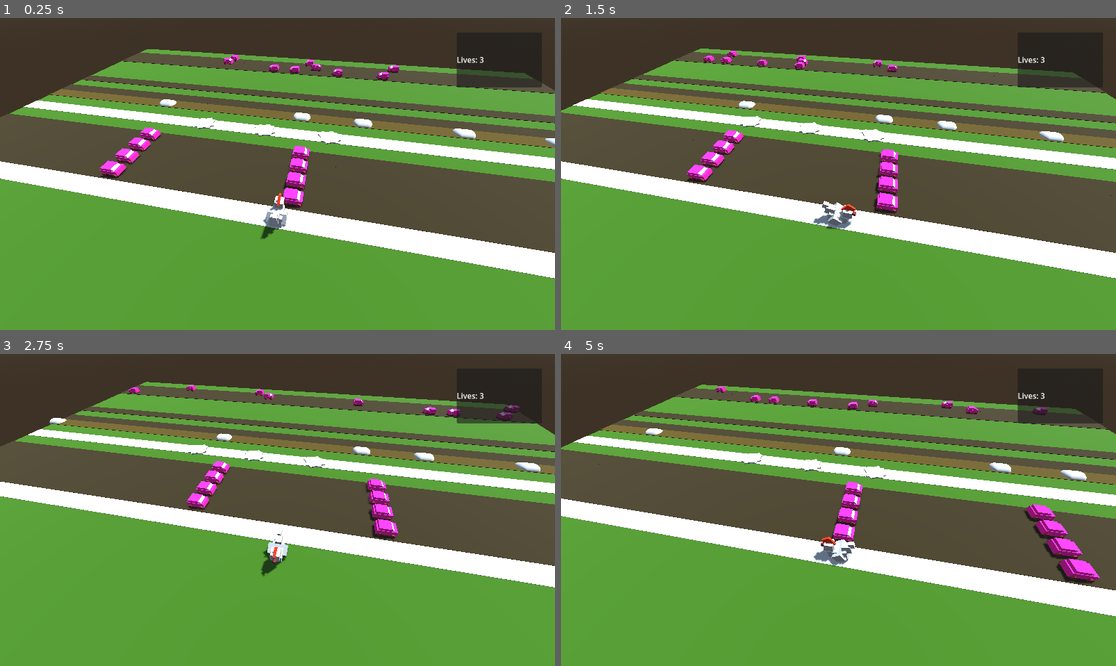
Above: before the commit, frames 1-4 (two rows, left to right).
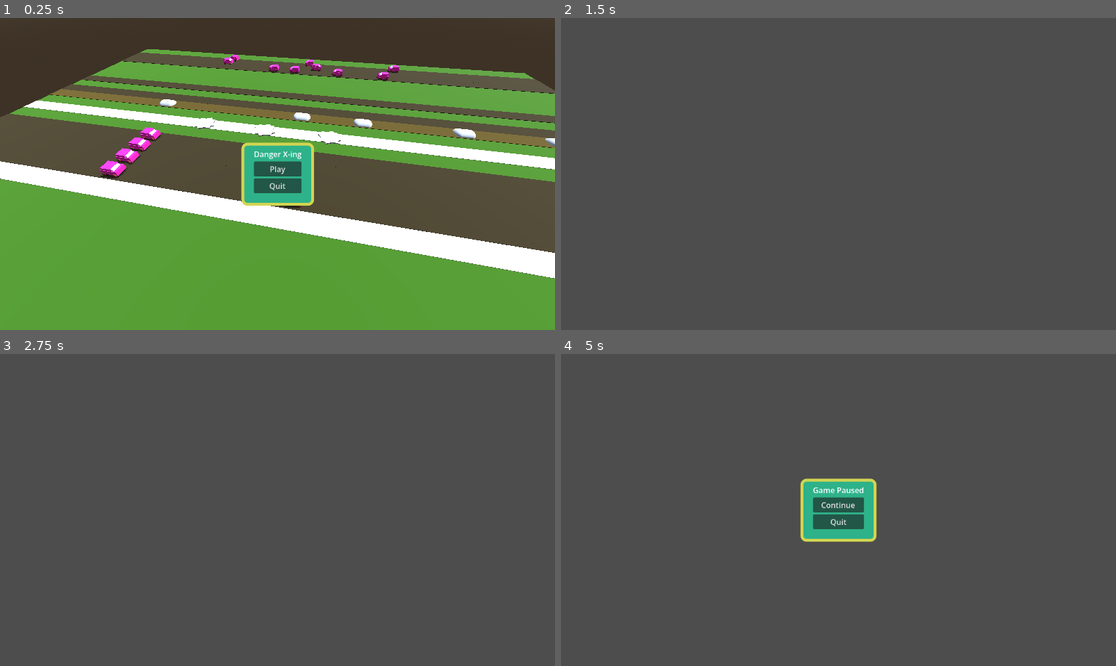
Above: after the commit, the same moments.

Repository: unblinky/danger-xing
Game: Godot game, scene res://Main/Main.tscn
Two runs of this game, one before a commit and one after it. Both use one fixed random seed, a clock stepped at 60 frames per second and the inputs below.
Inputs (mouse positions are in pixels of both pictures, inside the frame that each line leads up to):
- Up to frame 1 (0.25 s): no input
- Up to frame 2 (1.5 s): click (838, 167) at 0.5 s, where only the run after the commit has a clickable "Play"; hold D (move_right) from 1.28 s (still down)
- Up to frame 3 (2.75 s): release D (move_right) at 2.03 s; hold S (move_back) from 2.03 s (still down)
- Up to frame 4 (5 s): release S (move_back) at 2.78 s; hold D (move_right) 2.78-3.53 s; hold W (move_forward) 3.53-4.28 s; hold A (move_left) from 4.28 s (still down); tap Escape (pause) at 4.9 s

The runs differ from the first frame. In frame 1, 3.7% of the frame differs, in the area x 23-98%, y 12-71%; in frame 2, 77%; in frame 3, 79%, in the area x 0-100%, y 0-100%; in frame 4, 79%.

Commit message:
PauseMenu. Main menu.

Diff:
--- a/Code/Chicken/Chicken.gd
+++ b/Code/Chicken/Chicken.gd
@@ -18,6 +18,7 @@
 
 var riding_vessel: Vessel = null
 
+var main: Main
 
 func _ready() -> void:
 	area_entered.connect(on_collision)
@@ -25,6 +26,9 @@
 	spawning_point = position
 	from = spawning_point
 	to = spawning_point
+
+	# HACK: Parents....
+	main = get_parent().get_parent()
 
 func _process(delta: float) -> void:
 	if weight >= 1.0:
@@ -92,8 +96,9 @@
 
 func update_lives(delta_lives: int):
 	lives += delta_lives
-	if lives <= 0:
-		print("Game Over")
+	if lives < 0:
+		# TODO: Game Over
+		main.game_over()
 		lives = 0
 
 	lives_ui.text = "Lives: " + str(lives)
--- a/Code/Chicken/Chicken.tscn
+++ b/Code/Chicken/Chicken.tscn
@@ -2,6 +2,7 @@
 
 [ext_resource type="Script" uid="uid://d2ylk5fblpau0" path="res://Chicken/Chicken.gd" id="1_13h8f"]
 [ext_resource type="Material" uid="uid://dlyf5cjkcjm5j" path="res://Car/assets/RubberTire.tres" id="2_nv08f"]
+[ext_resource type="FontFile" uid="uid://bgvkopk0ufh7g" path="res://Fonts/Luckiest_Guy/LuckiestGuy-Regular.ttf" id="3_kahpe"]
 
 [sub_resource type="BoxShape3D" id="BoxShape3D_13h8f"]
 size = Vector3(0.8, 0.9, 0.8)
@@ -17,6 +18,26 @@
 albedo_color = Color(0.8309133, 0.17172858, 6.738305e-07, 1)
 
 [sub_resource type="BoxMesh" id="BoxMesh_1m4ld"]
+
+[sub_resource type="StyleBoxFlat" id="StyleBoxFlat_nv08f"]
+content_margin_left = 26.0
+content_margin_top = 26.0
+content_margin_right = 26.0
+content_margin_bottom = 26.0
+bg_color = Color(0.18039216, 0.69803923, 0.5372549, 1)
+border_width_left = 6
+border_width_top = 6
+border_width_right = 6
+border_width_bottom = 6
+border_color = Color(0.822289, 0.8341726, 0.3158149, 1)
+corner_radius_top_left = 12
+corner_radius_top_right = 12
+corner_radius_bottom_right = 12
+corner_radius_bottom_left = 12
+
+[sub_resource type="LabelSettings" id="LabelSettings_nv08f"]
+font = ExtResource("3_kahpe")
+font_size = 31
 
 [node name="Chicken" type="Area3D" unique_id=1331344239]
 script = ExtResource("1_13h8f")
@@ -68,11 +89,15 @@
 anchors_preset = -1
 anchor_left = 1.0
 anchor_right = 1.0
-offset_left = -204.0
+offset_left = -263.0
 offset_top = 30.0
 offset_right = -27.0
-offset_bottom = 144.0
+offset_bottom = 133.0
+theme_override_styles/panel = SubResource("StyleBoxFlat_nv08f")
 
 [node name="LivesUI" type="Label" parent="UI" unique_id=1087029202]
 layout_mode = 2
 text = "0123456789"
+label_settings = SubResource("LabelSettings_nv08f")
+horizontal_alignment = 1
+vertical_alignment = 1
--- /dev/null
+++ b/Code/Levels/ChickenLess.tscn
@@ -0,0 +1,185 @@
+[gd_scene format=3 uid="uid://dbe1fffxeuev3"]
+
+[ext_resource type="Script" uid="uid://bb2bkyrjx0ajd" path="res://Levels/Level.gd" id="1_xxoen"]
+[ext_resource type="PackedScene" uid="uid://c4v0peqkg130j" path="res://Goal/Goal.tscn" id="3_7fhkk"]
+[ext_resource type="PackedScene" uid="uid://berl535au27hs" path="res://Lane/Lane.tscn" id="4_broi6"]
+[ext_resource type="PackedScene" uid="uid://d17l7nmy86h7e" path="res://Car/Car.tscn" id="5_hvpca"]
+[ext_resource type="PackedScene" uid="uid://ss2ms58fo62u" path="res://River/River.tscn" id="6_s81wu"]
+[ext_resource type="PackedScene" uid="uid://dr60xawyh8org" path="res://Vessel/Vessel.tscn" id="7_t5v5h"]
+
+[sub_resource type="ProceduralSkyMaterial" id="ProceduralSkyMaterial_83ytx"]
+sky_horizon_color = Color(0.66224277, 0.6717428, 0.6867428, 1)
+ground_horizon_color = Color(0.66224277, 0.6717428, 0.6867428, 1)
+
+[sub_resource type="Sky" id="Sky_amygn"]
+sky_material = SubResource("ProceduralSkyMaterial_83ytx")
+
+[sub_resource type="Environment" id="Environment_ps1la"]
+background_mode = 2
+sky = SubResource("Sky_amygn")
+tonemap_mode = 2
+
+[sub_resource type="StandardMaterial3D" id="StandardMaterial3D_amygn"]
+albedo_color = Color(0.17611083, 0.3173688, 0.02249665, 1)
+
+[sub_resource type="BoxMesh" id="BoxMesh_ps1la"]
+size = Vector3(40, 0.1, 40)
+
+[sub_resource type="StandardMaterial3D" id="StandardMaterial3D_83ytx"]
+albedo_color = Color(0.1579377, 0.12332208, 0, 1)
+
+[sub_resource type="BoxMesh" id="BoxMesh_amygn"]
+size = Vector3(40, 0.15, 1)
+
+[sub_resource type="BoxMesh" id="BoxMesh_83ytx"]
+size = Vector3(40, 0.13, 1)
+
+[node name="SunnyDay" type="Node3D" unique_id=1263661284]
+script = ExtResource("1_xxoen")
+
+[node name="DirectionalLight3D" type="DirectionalLight3D" parent="." unique_id=449001425]
+transform = Transform3D(-0.7443116, -0.5340554, 0.40098014, 0, 0.60042024, 0.79968464, -0.6678325, 0.59521455, -0.44689974, 9.686174, 15.357961, 0)
+shadow_enabled = true
+
+[node name="WorldEnvironment" type="WorldEnvironment" parent="." unique_id=1463045462]
+environment = SubResource("Environment_ps1la")
+
+[node name="Rig" type="Node3D" parent="." unique_id=780010753]
+transform = Transform3D(0.9809992, -0.1402852, 0.13401727, 0, 0.69076884, 0.7230757, -0.19401178, -0.70933664, 0.67764366, 0, 0, 0)
+
+[node name="Camera3D" type="Camera3D" parent="Rig" unique_id=710497149]
+transform = Transform3D(1, 0, 0, 0, 1, 0, 0, 0, 1, 2.9802322e-08, 1.843405, 8.477018)
+
+[node name="GoalA" parent="." unique_id=1825972288 instance=ExtResource("3_7fhkk")]
+transform = Transform3D(1, 0, 0, 0, 1, 0, 0, 0, 1, -6, 0, -6)
+
+[node name="GoalB" parent="." unique_id=663696209 instance=ExtResource("3_7fhkk")]
+transform = Transform3D(1, 0, 0, 0, 1, 0, 0, 0, 1, -2, 0, -6)
+
+[node name="GoalC" parent="." unique_id=1044986658 instance=ExtResource("3_7fhkk")]
+transform = Transform3D(1, 0, 0, 0, 1, 0, 0, 0, 1, 2, 0, -6)
+
+[node name="Gound" type="MeshInstance3D" parent="." unique_id=1852102939]
+material_override = SubResource("StandardMaterial3D_amygn")
+mesh = SubResource("BoxMesh_ps1la")
+skeleton = NodePath("../..")
+
+[node name="LaneA" parent="." unique_id=1626431458 instance=ExtResource("4_broi6")]
+transform = Transform3D(1, 0, 0, 0, 1, 0, 0, 0, 1, 0, 0, -1)
+skeleton = NodePath("../..")
+
+[node name="Car" parent="LaneA" unique_id=211666107 instance=ExtResource("5_hvpca")]
+transform = Transform3D(-4.371139e-08, 0, -1, 0, 1, 0, 1, 0, -4.371139e-08, 0, 0, 0)
+
+[node name="Car2" parent="LaneA" unique_id=1592685128 instance=ExtResource("5_hvpca")]
+transform = Transform3D(-4.371139e-08, 0, -1, 0, 1, 0, 1, 0, -4.371139e-08, -9, 0, 0)
+
+[node name="LaneA2" parent="." unique_id=2020147136 instance=ExtResource("4_broi6")]
+transform = Transform3D(1, 0, 0, 0, 1, 0, 0, 0, 1, 0, 0, -2)
+skeleton = NodePath("../..")
+
+[node name="Car" parent="LaneA2" unique_id=1330392630 instance=ExtResource("5_hvpca")]
+transform = Transform3D(-4.371139e-08, 0, -1, 0, 1, 0, 1, 0, -4.371139e-08, 0, 0, 0)
+
+[node name="Car2" parent="LaneA2" unique_id=1294694549 instance=ExtResource("5_hvpca")]
+transform = Transform3D(-4.371139e-08, 0, -1, 0, 1, 0, 1, 0, -4.371139e-08, -9, 0, 0)
+
+[node name="LaneA3" parent="." unique_id=694056244 instance=ExtResource("4_broi6")]
+transform = Transform3D(1, 0, 0, 0, 1, 0, 0, 0, 1, 0, 0, -3)
+skeleton = NodePath("../..")
+
+[node name="Car" parent="LaneA3" unique_id=1751200177 instance=ExtResource("5_hvpca")]
+transform = Transform3D(-4.371139e-08, 0, -1, 0, 1, 0, 1, 0, -4.371139e-08, 0, 0, 0)
+
+[node name="Car2" parent="LaneA3" unique_id=1869493372 instance=ExtResource("5_hvpca")]
+transform = Transform3D(-4.371139e-08, 0, -1, 0, 1, 0, 1, 0, -4.371139e-08, -9, 0, 0)
+
+[node name="LaneA4" parent="." unique_id=1999465505 instance=ExtResource("4_broi6")]
+transform = Transform3D(1, 0, 0, 0, 1, 0, 0, 0, 1, 0, 0, -4)
+skeleton = NodePath("../..")
+
+[node name="Car" parent="LaneA4" unique_id=2029964274 instance=ExtResource("5_hvpca")]
+transform = Transform3D(-4.371139e-08, 0, -1, 0, 1, 0, 1, 0, -4.371139e-08, 0, 0, 0)
+
+[node name="Car2" parent="LaneA4" unique_id=1814964262 instance=ExtResource("5_hvpca")]
+transform = Transform3D(-4.371139e-08, 0, -1, 0, 1, 0, 1, 0, -4.371139e-08, -9, 0, 0)
+
+[node name="LaneB" parent="." unique_id=1265643898 instance=ExtResource("4_broi6")]
+transform = Transform3D(-1, 0, 8.742278e-08, 0, 1, 0, -8.742278e-08, 0, -1, 0, 0, -16)
+skeleton = NodePath("../..")
+speed_limit = 10.0
+
+[node name="Car" parent="LaneB" unique_id=1147096920 instance=ExtResource("5_hvpca")]
+transform = Transform3D(-4.371138e-08, 0, -1, 0, 1, 0, 1, 0, -4.371138e-08, -5, 0, 4.7683716e-07)
+
+[node name="Car3" parent="LaneB" unique_id=1060636959 instance=ExtResource("5_hvpca")]
+transform = Transform3D(-4.371138e-08, 0, -1, 0, 1, 0, 1, 0, -4.371138e-08, -1, 0, 0)
+
+[node name="Car4" parent="LaneB" unique_id=611146998 instance=ExtResource("5_hvpca")]
+transform = Transform3D(-4.371138e-08, 0, -1, 0, 1, 0, 1, 0, -4.371138e-08, 0.99999994, 0, -2.3841858e-07)
+
+[node name="Car2" parent="LaneB" unique_id=1718043576 instance=ExtResource("5_hvpca")]
+transform = Transform3D(-4.371139e-08, 0, -1, 0, 1, 0, 1, 0, -4.371139e-08, -9, 0, 0)
+
+[node name="LaneC" parent="." unique_id=1315689594 instance=ExtResource("4_broi6")]
+transform = Transform3D(1, 0, 0, 0, 1, 0, 0, 0, 1, 0, 0, -17)
+skeleton = NodePath("../..")
+
+[node name="Car" parent="LaneC" unique_id=1800245872 instance=ExtResource("5_hvpca")]
+transform = Transform3D(-4.371139e-08, 0, -1, 0, 1, 0, 1, 0, -4.371139e-08, 0, 0, 0)
+
+[node name="Car2" parent="LaneC" unique_id=1428638543 instance=ExtResource("5_hvpca")]
+transform = Transform3D(-4.371139e-08, 0, -1, 0, 1, 0, 1, 0, -4.371139e-08, -9, 0, 0)
+
+[node name="LaneD" parent="." unique_id=1731706369 instance=ExtResource("4_broi6")]
+transform = Transform3D(-1, 0, 8.742278e-08, 0, 1, 0, -8.742278e-08, 0, -1, 0, 0, -18)
+skeleton = NodePath("../..")
+speed_limit = 5.0
+
+[node name="Car3" parent="LaneD" unique_id=1045309562 instance=ExtResource("5_hvpca")]
+transform = Transform3D(-4.371138e-08, 0, -1, 0, 1, 0, 1, 0, -4.371138e-08, -1, 0, 0)
+
+[node name="Car4" parent="LaneD" unique_id=766367307 instance=ExtResource("5_hvpca")]
+transform = Transform3D(-4.371138e-08, 0, -1, 0, 1, 0, 1, 0, -4.371138e-08, 7, 0, -9.536743e-07)
+
+[node name="Car2" parent="LaneD" unique_id=278193536 instance=ExtResource("5_hvpca")]
+transform = Transform3D(-4.371139e-08, 0, -1, 0, 1, 0, 1, 0, -4.371139e-08, -9, 0, 0)
+
+[node name="River" parent="." unique_id=524827375 instance=ExtResource("6_s81wu")]
+transform = Transform3D(1, 0, 0, 0, 1, 0, 0, 0, 1, 0, 0, -8)
+
+[node name="Vessel" parent="River" unique_id=550237344 instance=ExtResource("7_t5v5h")]
+transform = Transform3D(1, 0, 0, 0, 1, 0, 0, 0, 1, -0.39947104, 0, 0)
+
+[node name="Vessel2" parent="River" unique_id=1768518144 instance=ExtResource("7_t5v5h")]
+transform = Transform3D(1, 0, 0, 0, 1, 0, 0, 0, 1, -10.399471, 0, 0)
+
+[node name="Vessel3" parent="River" unique_id=1320170005 instance=ExtResource("7_t5v5h")]
+transform = Transform3D(1, 0, 0, 0, 1, 0, 0, 0, 1, 3.6005287, 0, 0)
+
+[node name="Vessel4" parent="River" unique_id=1361847408 instance=ExtResource("7_t5v5h")]
+transform = Transform3D(1, 0, 0, 0, 1, 0, 0, 0, 1, 9.600529, 0, 0)
+
+[node name="Vessel5" parent="River" unique_id=521976309 instance=ExtResource("7_t5v5h")]
+transform = Transform3D(1, 0, 0, 0, 1, 0, 0, 0, 1, 14.600529, 0, 0)
+
+[node name="Lane5" type="MeshInstance3D" parent="." unique_id=1089047803]
+transform = Transform3D(1, 0, 0, 0, 1, 0, 0, 0, 1, 0, 0, -9)
+material_override = SubResource("StandardMaterial3D_83ytx")
+mesh = SubResource("BoxMesh_amygn")
+skeleton = NodePath("../..")
+
+[node name="Lane6" type="MeshInstance3D" parent="." unique_id=1054667650]
+transform = Transform3D(1, 0, 0, 0, 1, 0, 0, 0, 1, 0, 0, -11)
+material_override = SubResource("StandardMaterial3D_83ytx")
+mesh = SubResource("BoxMesh_amygn")
+skeleton = NodePath("../..")
+
+[node name="SafeZone" type="MeshInstance3D" parent="." unique_id=453130546]
+mesh = SubResource("BoxMesh_83ytx")
+skeleton = NodePath("../..")
+
+[node name="SafeZone2" type="MeshInstance3D" parent="." unique_id=1693955591]
+transform = Transform3D(1, 0, 0, 0, 1, 0, 0, 0, 1, 0, 0, -6)
+mesh = SubResource("BoxMesh_83ytx")
+skeleton = NodePath("../..")
--- a/Code/Main/Main.gd
+++ b/Code/Main/Main.gd
@@ -2,22 +2,25 @@
 class_name Main
 
 # Level Files.
+const CHICKEN_LESS = preload("res://Levels/ChickenLess.tscn")
 const SUNNY_DAY = preload("res://Levels/SunnyDay.tscn")
 const ROSE_GARDEN = preload("res://Levels/RoseGarden.tscn")
 const GARDEN_HOME = preload("res://Levels/GardenHome.tscn")
+
+@onready var pause_menu: PauseMenu = $PauseMenu
 
 var level_files: Array[PackedScene]
 var file_index = 0
 
 var level: Level = null
 
-
 func _ready() -> void:
-	level_files.append(SUNNY_DAY)   # level_files[0]
-	level_files.append(ROSE_GARDEN) # level_files[1]
-	level_files.append(GARDEN_HOME) # level_files[2]
-	load_level(SUNNY_DAY)
-
+	# Level Order.
+	level_files.append(CHICKEN_LESS) # level_files[0]
+	level_files.append(SUNNY_DAY)    # level_files[1]
+	level_files.append(ROSE_GARDEN)  # level_files[2]
+	level_files.append(GARDEN_HOME)  # level_files[3]
+	load_level(CHICKEN_LESS)
 
 func load_level(scene: PackedScene):
 	if level != null:
@@ -31,3 +34,15 @@
 	if file_index > level_files.size() - 1:
 		file_index = 0
 	load_level(level_files[file_index])
+
+func game_over():
+	print("Game Over")
+	file_index = 0
+	load_level(CHICKEN_LESS)
+
+	# TODO: Clean: pause_menu.set_state_gameover()
+	pause_menu.message.text = "Game Over"
+	pause_menu.play_button.show()
+	pause_menu.continue_button.hide()
+	pause_menu.quit_button.show()
+	pause_menu.show()
--- a/Code/Main/Main.tscn
+++ b/Code/Main/Main.tscn
@@ -1,6 +1,9 @@
 [gd_scene format=3 uid="uid://cib786y4fr7cb"]
 
 [ext_resource type="Script" uid="uid://ckplnjj5kkyta" path="res://Main/Main.gd" id="1_lxy7q"]
+[ext_resource type="PackedScene" uid="uid://dkrcw84mho1yp" path="res://PauseMenu/PauseMenu.tscn" id="2_83ytx"]
 
 [node name="Main" type="Node" unique_id=1391425956]
 script = ExtResource("1_lxy7q")
+
+[node name="PauseMenu" parent="." unique_id=66655375 instance=ExtResource("2_83ytx")]
--- /dev/null
+++ b/Code/PauseMenu/PauseMenu.gd
@@ -0,0 +1,47 @@
+extends PanelContainer
+class_name PauseMenu
+
+@onready var message: Label = $VBox/Message
+@onready var play_button: Button = $VBox/PlayButton
+@onready var continue_button: Button = $VBox/ContinueButton
+@onready var quit_button: Button = $VBox/QuitButton
+
+var main: Main
+
+func _ready() -> void:
+	# Signal hooks.
+	play_button.pressed.connect(on_play_pressed)
+	continue_button.pressed.connect(on_continue_pressed)
+	quit_button.pressed.connect(on_quit_pressed)
+
+	main = get_parent()
+
+	# TODO: Init() ?
+	self.show()
+	play_button.show()
+	continue_button.hide()
+	quit_button.show()
+
+
+# FIXME: Have to hit the Esc twice?
+func _process(_delta: float) -> void:
+	if Input.is_action_just_pressed("pause"):
+		visible = !visible
+		get_tree().paused = visible
+
+		message.text = "Game Paused"
+		play_button.hide()
+		continue_button.show()
+		quit_button.show()
+
+func on_play_pressed():
+	main.next_level()
+	hide()
+	get_tree().paused = false
+
+func on_continue_pressed():
+	hide()
+	get_tree().paused = false
+
+func on_quit_pressed():
+	get_tree().quit()
--- /dev/null
+++ b/Code/PauseMenu/PauseMenu.tscn
@@ -0,0 +1,42 @@
+[gd_scene format=3 uid="uid://dkrcw84mho1yp"]
+
+[ext_resource type="Script" uid="uid://bo0m5o8islhfu" path="res://PauseMenu/PauseMenu.gd" id="1_egqmv"]
+[ext_resource type="StyleBox" uid="uid://dj0juri30n8wq" path="res://PauseMenu/assets/pause_menu_ui.tres" id="1_eyhbq"]
+
+[node name="PauseMenu" type="PanelContainer" unique_id=66655375]
+process_mode = 3
+anchors_preset = 8
+anchor_left = 0.5
+anchor_top = 0.5
+anchor_right = 0.5
+anchor_bottom = 0.5
+offset_left = -75.5
+offset_top = -65.5
+offset_right = 75.5
+offset_bottom = 65.5
+grow_horizontal = 2
+grow_vertical = 2
+theme_override_styles/panel = ExtResource("1_eyhbq")
+script = ExtResource("1_egqmv")
+
+[node name="VBox" type="VBoxContainer" parent="." unique_id=1491641545]
+layout_mode = 2
+alignment = 1
+
+[node name="Message" type="Label" parent="VBox" unique_id=998474596]
+layout_mode = 2
+text = "Danger X-ing"
+horizontal_alignment = 1
+vertical_alignment = 1
+
+[node name="PlayButton" type="Button" parent="VBox" unique_id=663615871]
+layout_mode = 2
+text = "Play"
+
+[node name="ContinueButton" type="Button" parent="VBox" unique_id=2108338286]
+layout_mode = 2
+text = "Continue"
+
+[node name="QuitButton" type="Button" parent="VBox" unique_id=1829703492]
+layout_mode = 2
+text = "Quit"
--- /dev/null
+++ b/Code/PauseMenu/assets/pause_menu_ui.tres
@@ -0,0 +1,17 @@
+[gd_resource type="StyleBoxFlat" format=3 uid="uid://dj0juri30n8wq"]
+
+[resource]
+content_margin_left = 26.0
+content_margin_top = 12.0
+content_margin_right = 26.0
+content_margin_bottom = 26.0
+bg_color = Color(0.18039216, 0.69803923, 0.5372549, 1)
+border_width_left = 6
+border_width_top = 6
+border_width_right = 6
+border_width_bottom = 6
+border_color = Color(0.822289, 0.8341726, 0.3158149, 1)
+corner_radius_top_left = 12
+corner_radius_top_right = 12
+corner_radius_bottom_right = 12
+corner_radius_bottom_left = 12
Not shown, added: Code/PauseMenu/PauseMenu.gd.uid
